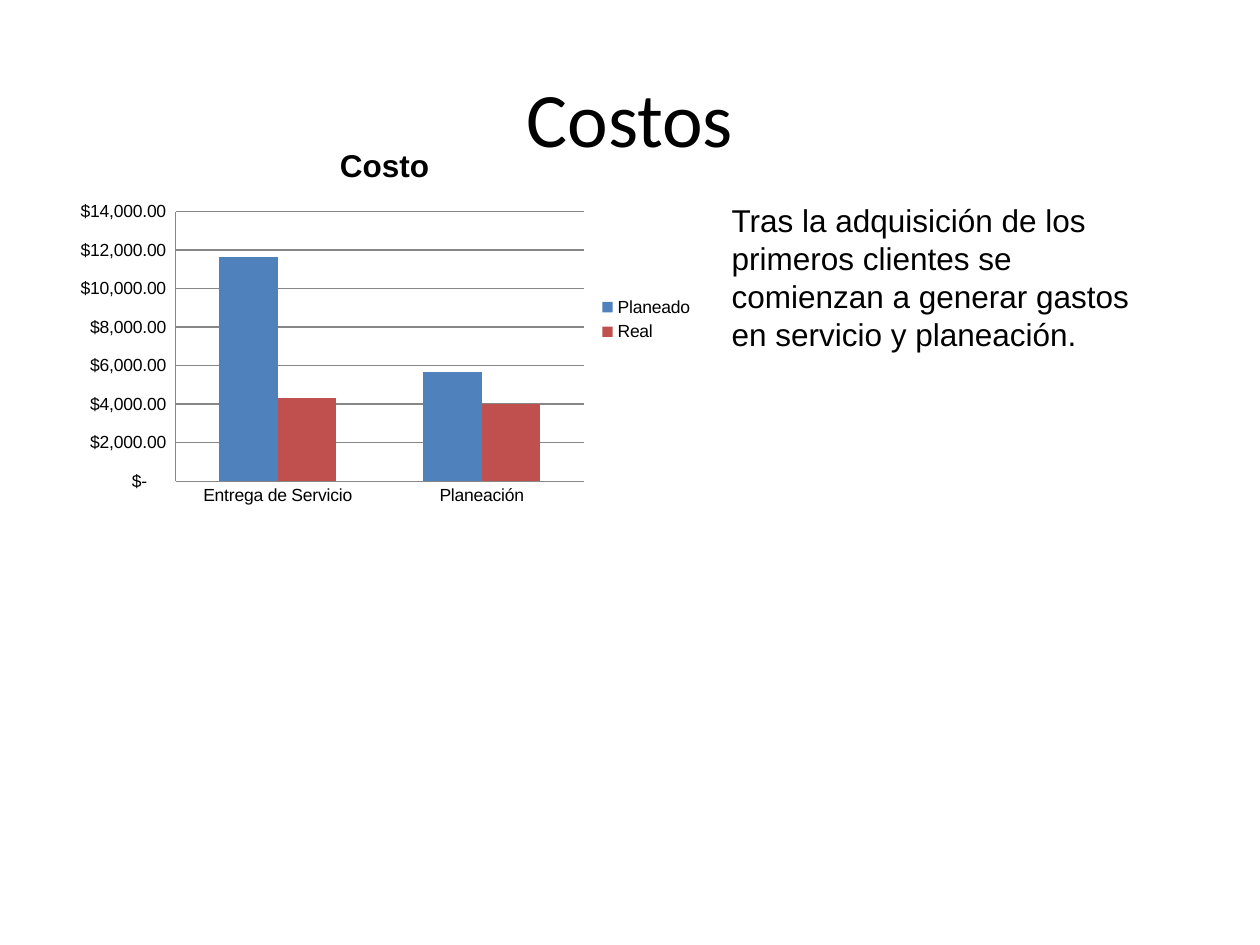
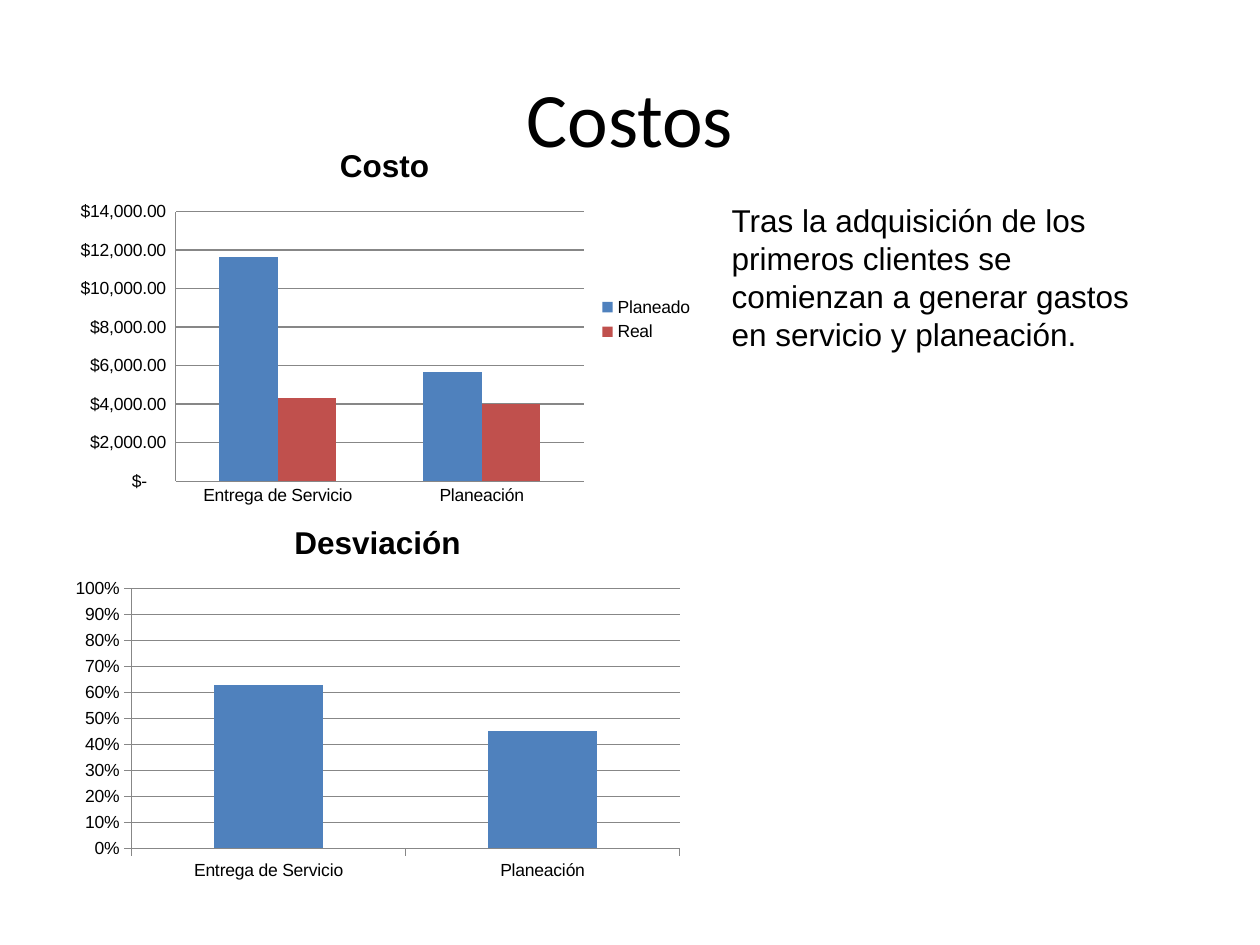
Before and after one commit to jovannyzepeda/qtp, a slide deck: slide 4 of qualtcom/Organizacional/Medicion y Monitoreo/Reporte Monitoreo-150331.pptx. Drawn at 1260x945 pixels with LibreOffice and Linux fonts; fonts in the diff are those of the drawing; background and template pictures are left out. Boxes give left, top, right and bottom in pixels: in the first picture for what was removed or moved away, otherwise in the second. Text is boxed around its words. In the diff, an @@ line names an element or a change of style, - is before the commit and + after.

```diff
--- a/qualtcom/Organizacional/Medicion y Monitoreo/Reporte Monitoreo-150331.pptx
+++ b/qualtcom/Organizacional/Medicion y Monitoreo/Reporte Monitoreo-150331.pptx
@@ column chart added at <box>63,503,692,888</box> @@
+title "Desviación"
+categories: Entrega de Servicio, Planeación
+Desviación: 0.63, 0.45
```
Also in this commit, not shown: 5 other slides changed, 6 other files.
